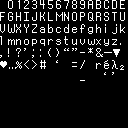
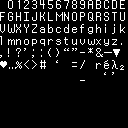
Layers edited between the first and the second 128 × 128 image:
added layer "v1.3" above "v1.0" over box(40, 24, 122, 57)
renamed "basic wide copy #3" to "v1.0", hid it over box(40, 24, 122, 57)
